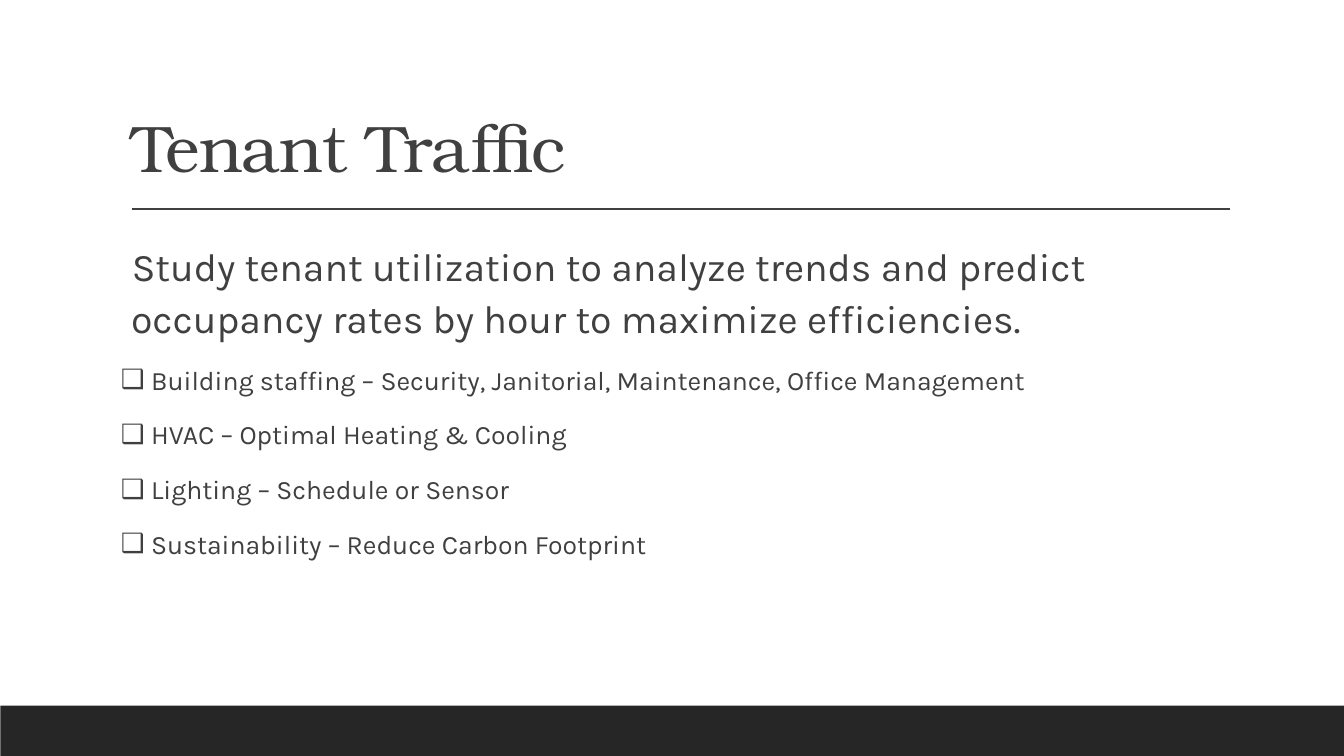
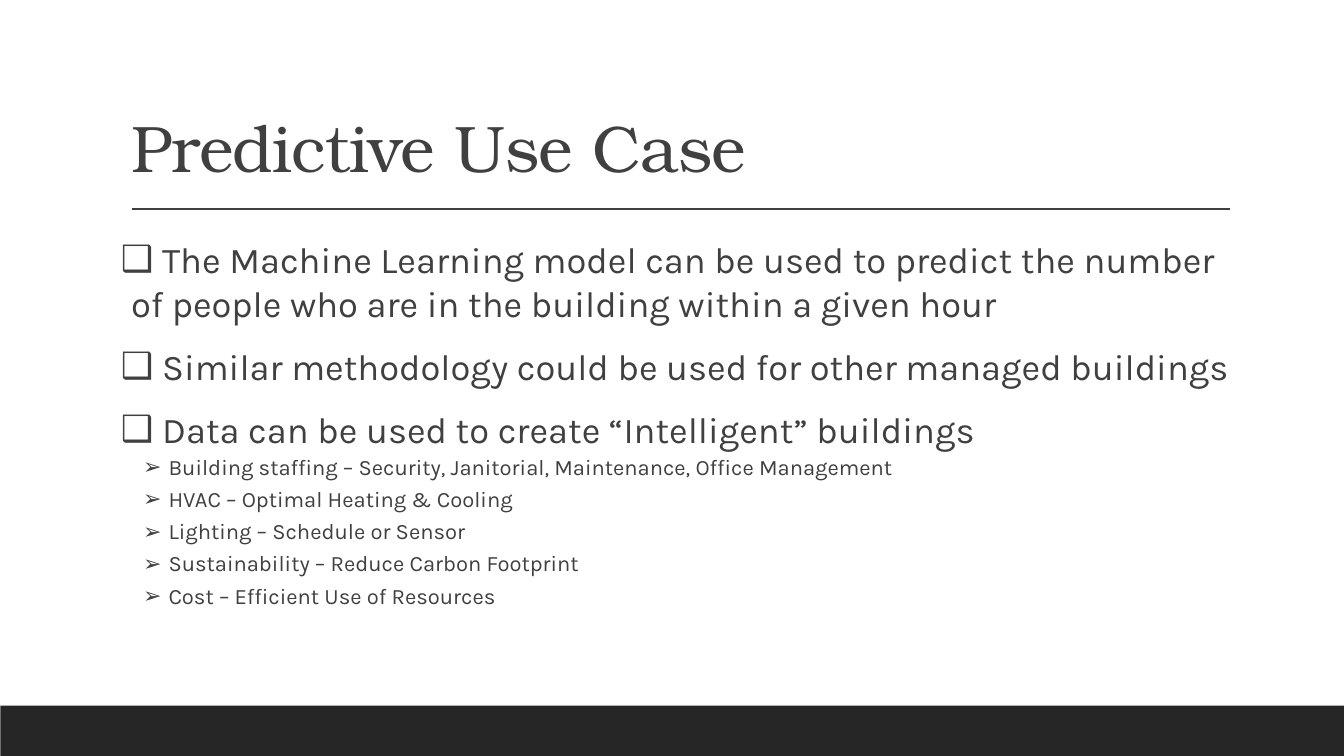
Before and after one commit to tdesai1969/Building_Utilization, a slide deck: slide 11 of Chicago Office Building.pptx (slide 3 before the commit). Drawn at 1344x756 pixels with LibreOffice and Linux fonts; fonts in the diff are those of the drawing. Boxes give left, top, right and bottom in pixels: in the first picture for what was removed or moved away, otherwise in the second. Text is boxed around its words. In the diff, an @@ line names an element or a change of style, - is before the commit and + after.

Commit message:
Final ppt

```diff
--- a/Chicago Office Building.pptx
+++ b/Chicago Office Building.pptx
@@ title at (x1=131, y1=125, x2=746, y2=173): text changed @@
-Tenant Traffic
+Predictive Use Case
@@ text at (x1=131, y1=248, x2=1228, y2=452): text changed; size 28 to 25.9 pt @@
-  Study tenant utilization to analyze trends and predict occupancy rates by hour to maximize efficiencies.
+❑ The Machine Learning model can be used to predict the number of people who are in the building within a given hour
+❑ Similar methodology could be used for other managed buildings
+❑ Data can be used to create “Intelligent” buildings
@@ text at (x1=169, y1=460, x2=892, y2=577): size 19 to 15.7 pt in "Building staffing – Security, Janitorial, Maintenance, Offic ...", "HVAC – Optimal Heating & Cooling", "Lighting – Schedule or Sensor", "Sustainability – Reduce Carbon Footprint"; bullet ❑ to ➢; list level 1 to 2 in "Building staffing – Security, Janitorial, ..."; line spacing 1.1 to 0.9; list level 1 to 2 in "HVAC – Optimal Heating & ..."; list level 1 to 2 in "Lighting – Schedule or Sensor"; list level 1 to 2 in "Sustainability – Reduce Carbon Footprint" @@
@@ text at (x1=169, y1=589, x2=496, y2=605): paragraph added @@
+  ➢ Cost – Efficient Use of Resources
```
Also in this commit, not shown: 3 other slides changed, 1 slide added, 2 slides removed.
